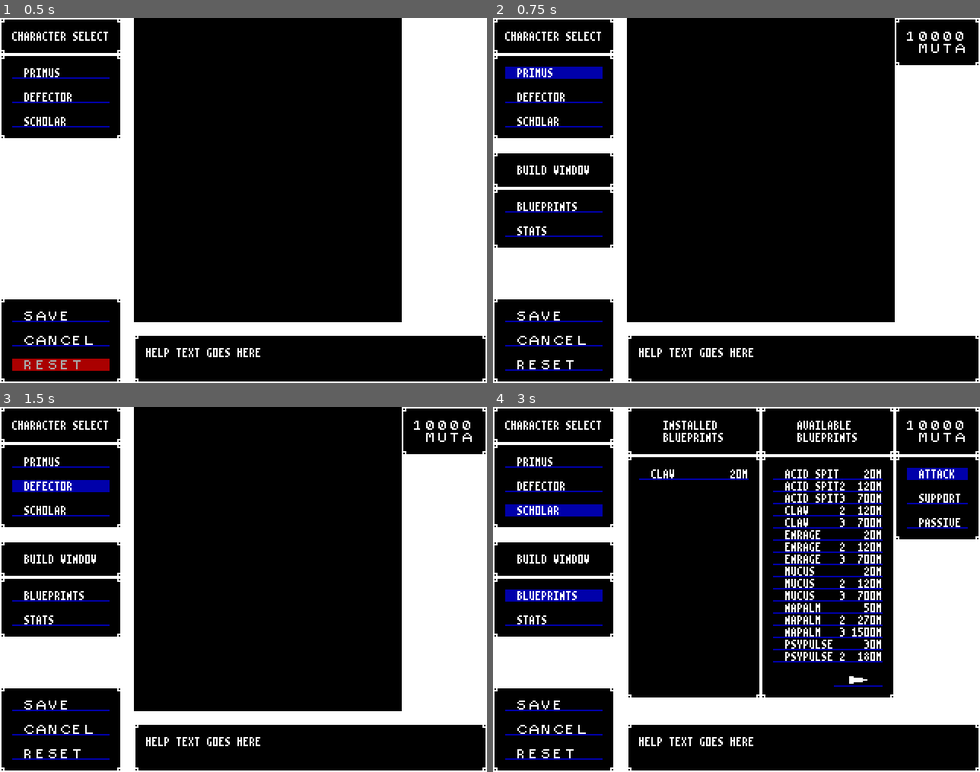
Above: before the commit, frames 1-4 (two rows, left to right).
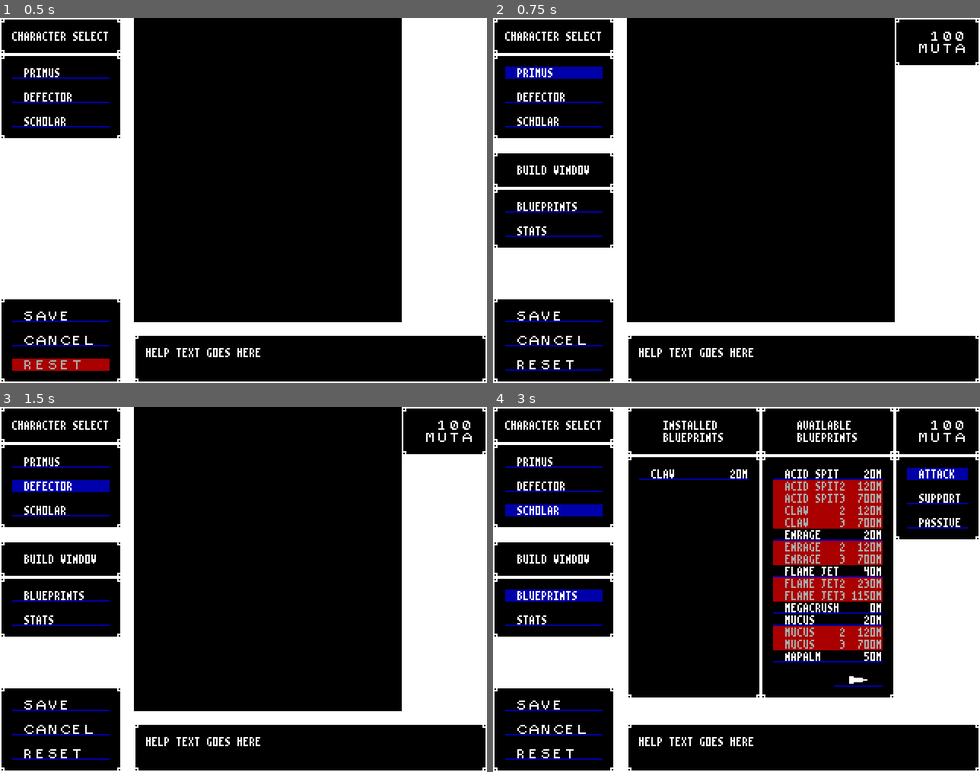
Above: after the commit, the same moments.

Repository: BeamBrain1/Morphose
Game: Godot game, scene res://Scenes/Global/root.tscn
Same seed, same stepped clock (60 frames per second), same inputs: the game is played once before the commit and once after it.
Inputs:
- Up to frame 1 (0.5 s): no input
- Up to frame 2 (0.75 s): click "PRIMUS" at 0.5 s
- Up to frame 3 (1.5 s): click "DEFECTOR" at 1.25 s
- Up to frame 4 (3 s): click "SCHOLAR" at 2 s; click "BLUEPRINTS" at 2.75 s

Frame 1 is identical in both runs. In frame 2, less than 0.1% of the frame differs, in the area x 85-92%, y 3-7%; in frame 3, less than 0.1%; in frame 4, 8.0%, in the area x 57-92%, y 3-70%.

Commit message:
daily update

Diff:
--- a/Scenes/Battle/Combatant.gd
+++ b/Scenes/Battle/Combatant.gd
@@ -107,24 +107,23 @@
 
 
 func getStatusEffectAdjustedAttack() -> int:
-	return floori(attack * (1 + sharpened_stacks * 0.2))
+	return floori(attack * (1 + sharpened_stacks * 0.15))
 
 
 func getStatusEffectAdjustedDefense() -> int:
-	return floori(defense * (1 + hardened_stacks * 0.2))
+	return floori(defense * (1 + hardened_stacks * 0.15))
 
 
 func getStatusEffectAdjustedSenses() -> int:
-	return floori(senses * (1 + keen_stacks * 0.2))
-
-
-# Speed status effects slightly weaker because of speed's importance to action economy
+	return floori(senses * (1 + keen_stacks * 0.15))
+
+
 func getStatusEffectAdjustedSpeed() -> int:
 	return floori(speed * (1 + energized_stacks * 0.15))
 
 
 func getStatusEffectAdjustedTPRegen() -> int:
-	return maxi(0, ceili((0.2 * focused_stacks + 1) * getBaseTPRegen()))
+	return maxi(0, ceili((0.15 * focused_stacks + 1) * getBaseTPRegen()))
 
 
 func getBaseTPRegen() -> int:
--- a/Scenes/Global/Tables/EncounterTable.gd
+++ b/Scenes/Global/Tables/EncounterTable.gd
@@ -16,7 +16,11 @@
 	table.append([enemy("Boss")])
 	table.append([enemy("Hunter"), enemy("Hunter")])
 	table.append([enemy("Darter"), enemy("Shellon")])
-	table.append([enemy("Hunter"), enemy("Darter"), enemy("Darter")])
+	table.append([enemy("Hunter"), enemy("Darter"), enemy("Shellon")])
+	table.append([enemy("Pyroid"), enemy("Pyroid")])
+	table.append([enemy("Brute"), enemy("Brute")])
+	table.append([enemy("Pyroid"), enemy("Brute"), enemy("Pyroid")])
+	table.append([enemy("Pyroid"), enemy("Gang Boss"), enemy("Brute")])
 
 
 # Returns encounter at index
--- a/Scenes/Global/Tables/EnemyTable.gd
+++ b/Scenes/Global/Tables/EnemyTable.gd
@@ -13,7 +13,7 @@
 
 	var current_enemy = EnemyType.new()
 	current_enemy.name = "Worker"
-	current_enemy.hp = 20
+	current_enemy.hp = 10
 	current_enemy.tech_points = 10
 	current_enemy.attack = 5
 	current_enemy.defense = 6
@@ -74,6 +74,43 @@
 	current_enemy.giveBlueprintByNameAndTier("Acid Spit", 1)
 	addEnemyToTable(current_enemy)
 
+	current_enemy = EnemyType.new()
+	current_enemy.name = "Pyroid"
+	current_enemy.hp = 70
+	current_enemy.tech_points = 25
+	current_enemy.attack = 20
+	current_enemy.defense = 12
+	current_enemy.senses = 15
+	current_enemy.speed = 18
+	current_enemy.giveBlueprintByNameAndTier("Flame Jet", 1)
+	current_enemy.giveBlueprintByNameAndTier("Napalm", 1)
+	addEnemyToTable(current_enemy)
+
+	current_enemy = EnemyType.new()
+	current_enemy.name = "Brute"
+	current_enemy.hp = 100
+	current_enemy.tech_points = 20
+	current_enemy.attack = 25
+	current_enemy.defense = 20
+	current_enemy.senses = 12
+	current_enemy.speed = 12
+	current_enemy.giveBlueprintByNameAndTier("Chaingun", 1)
+	current_enemy.giveBlueprintByNameAndTier("Hammer", 1)
+	addEnemyToTable(current_enemy)
+
+	current_enemy = EnemyType.new()
+	current_enemy.name = "Gang Boss"
+	current_enemy.hp = 300
+	current_enemy.tech_points = 50
+	current_enemy.attack = 35
+	current_enemy.defense = 25
+	current_enemy.senses = 25
+	current_enemy.speed = 30
+	current_enemy.giveBlueprintByNameAndTier("Laser", 2)
+	current_enemy.giveBlueprintByNameAndTier("Chaingun", 1)
+	current_enemy.giveBlueprintByNameAndTier("Flechets", 1)
+	addEnemyToTable(current_enemy)
+
 
 static func getEnemyByName(name_in: String) -> EnemyType:
 	return table[name_in]
--- a/Scenes/Global/root.gd
+++ b/Scenes/Global/root.gd
@@ -4,7 +4,7 @@
 
 const CONTROLLER_DIRECTORY_AND_PREFIX = "res://Scenes/Controllers/Controller"
 
-const STARTING_BIO_ENERGY: int = 10000
+const STARTING_BIO_ENERGY: int = 100
 
 # Called when the node enters the scene tree for the first time.
 func _ready() -> void:
Not shown, changed: blueprints.dat
